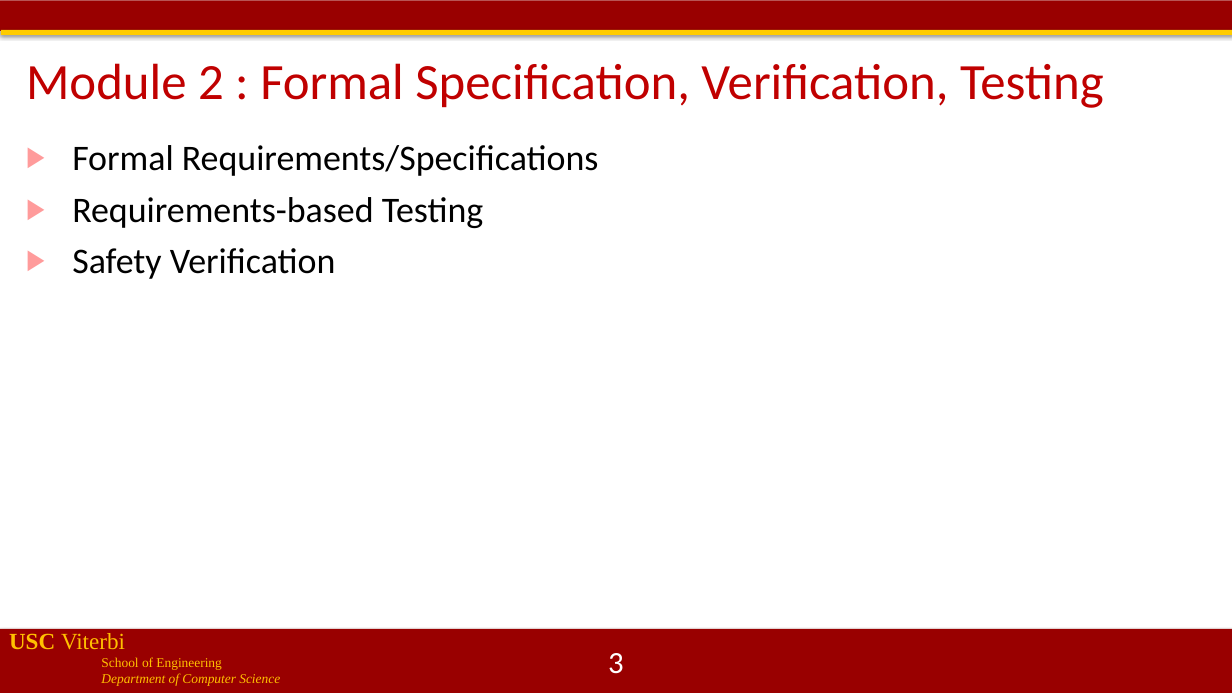
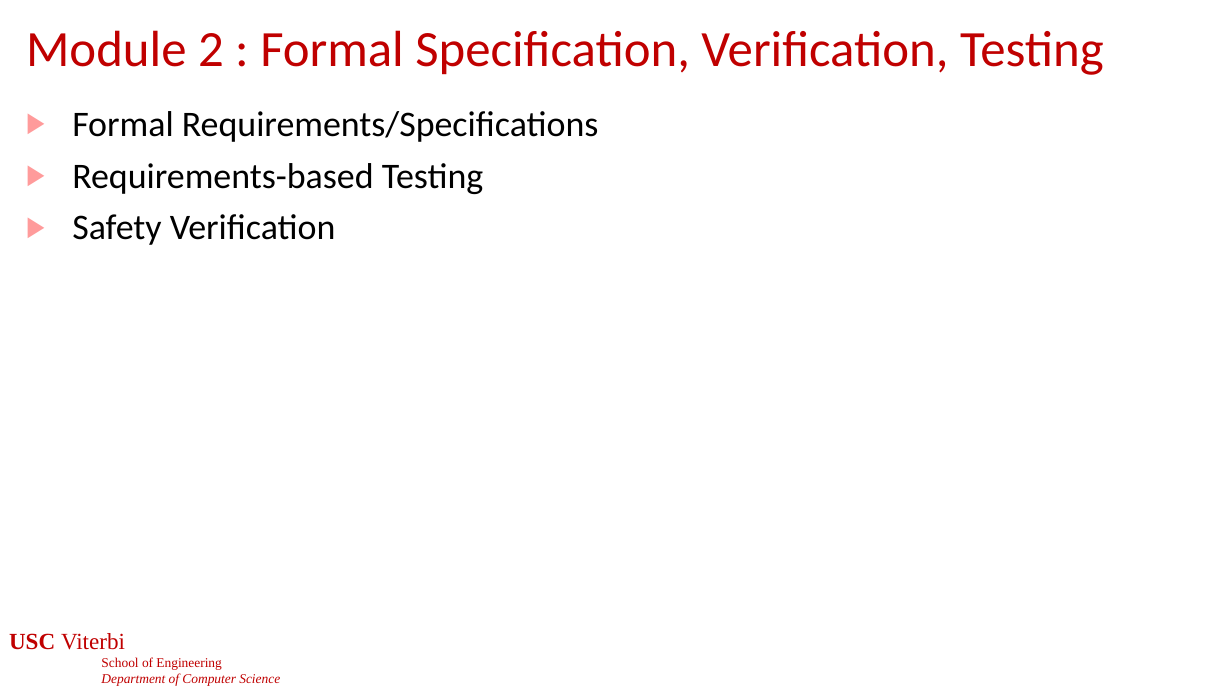
Before and after one commit to jdeshmukh/jdeshmukh.github.io, a slide deck: slide 3 of teaching/cs513slides/lecture6-Requirements and LTL.pptx. Drawn at 1232x693 pixels with LibreOffice and Linux fonts; fonts in the diff are those of the drawing; background and template pictures are left out. Boxes give left, top, right and bottom in pixels: in the first picture for what was removed or moved away, otherwise in the second. Text is boxed around its words. In the diff, an @@ line names an element or a change of style, - is before the commit and + after.

```diff
--- a/teaching/cs513slides/lecture6-Requirements and LTL.pptx
+++ b/teaching/cs513slides/lecture6-Requirements and LTL.pptx
@@ rectangle removed at <box>0,0,1232,30</box> @@
@@ title "Module 2 : Formal Specification, ...": place and size @@
-title "Module 2 : Formal Specification, ..." at <box>26,63,1104,108</box>
+title "Module 2 : Formal Specification, ..." at <box>26,30,1104,75</box>
@@ rectangle removed at <box>1,30,1232,35</box> @@
@@ text "Formal Requirements/Specifications": place and size @@
-text "Formal Requirements/Specifications" at <box>72,145,599,279</box>
+text "Formal Requirements/Specifications" at <box>72,111,599,245</box>
@@ text "USC Viterbi" at <box>9,633,280,686</box>: text colour #FFC000 to #C00000 @@
@@ rectangle removed at <box>0,629,1232,693</box> @@
```
Also in this commit, not shown: 32 other slides changed, 1 other file.
